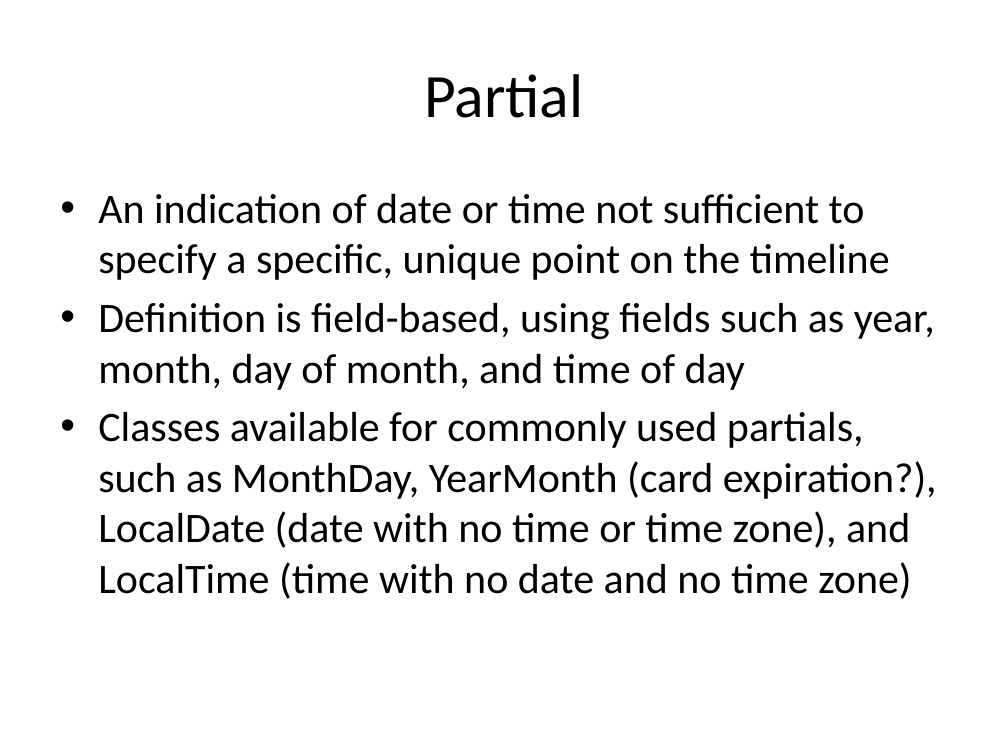
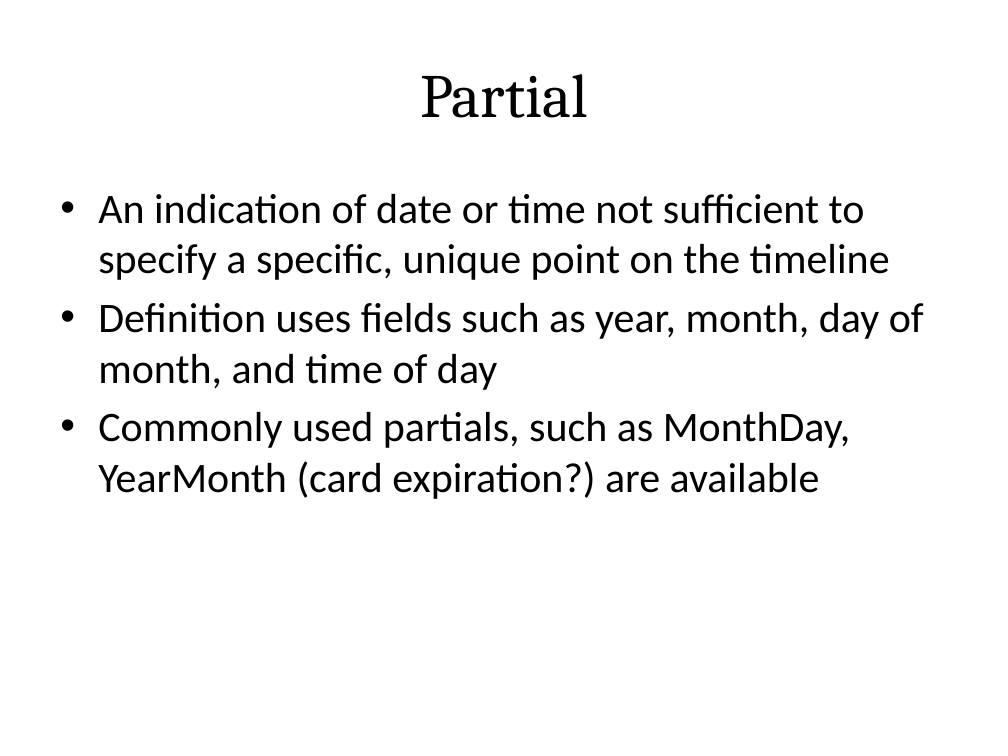
Before and after one commit to sualeh/make-a-date, a slide deck: slide 25 of Java 8 Date and Time API.pptx. Drawn at 1008x756 pixels with LibreOffice and Linux fonts; fonts in the diff are those of the drawing. Boxes give left, top, right and bottom in pixels: in the first picture for what was removed or moved away, otherwise in the second. Text is boxed around its words. In the diff, an @@ line names an element or a change of style, - is before the commit and + after.

```diff
--- a/Java 8 Date and Time API.pptx
+++ b/Java 8 Date and Time API.pptx
@@ title "Partial" at [420, 74, 588, 118]: font Calibri to Cambria @@
@@ text at [98, 303, 924, 499]: text changed @@
-• Definition is field-based, using fields such as year, month, day of month, and time of day
-• Classes available for commonly used partials, such as MonthDay, YearMonth (card expiration?), LocalDate (date with no time or time zone), and LocalTime (time with no date and no time zone)
+• Definition uses fields such as year, month, day of month, and time of day
+• Commonly used partials, such as MonthDay, YearMonth (card expiration?) are available
```
Also in this commit, not shown: 42 other slides changed.
